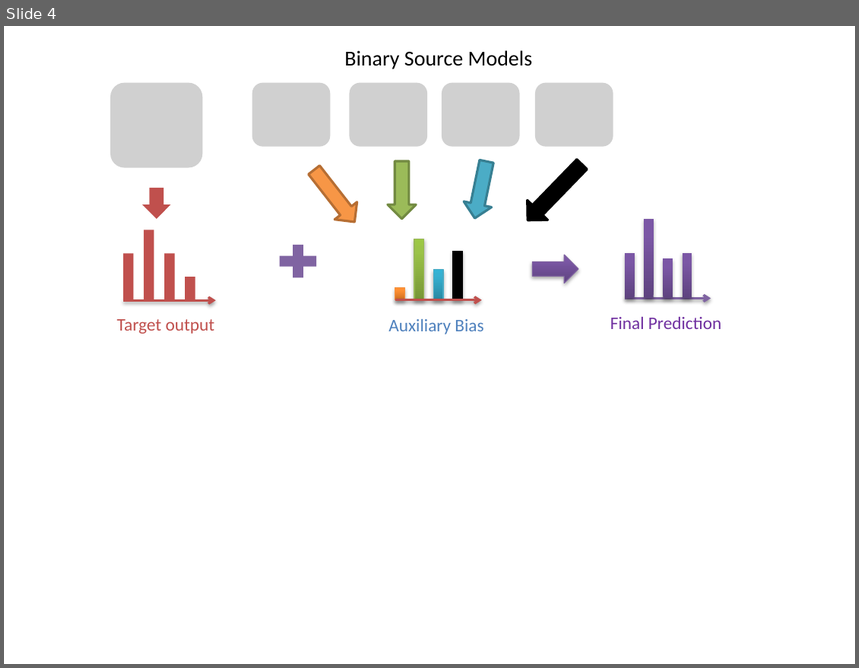
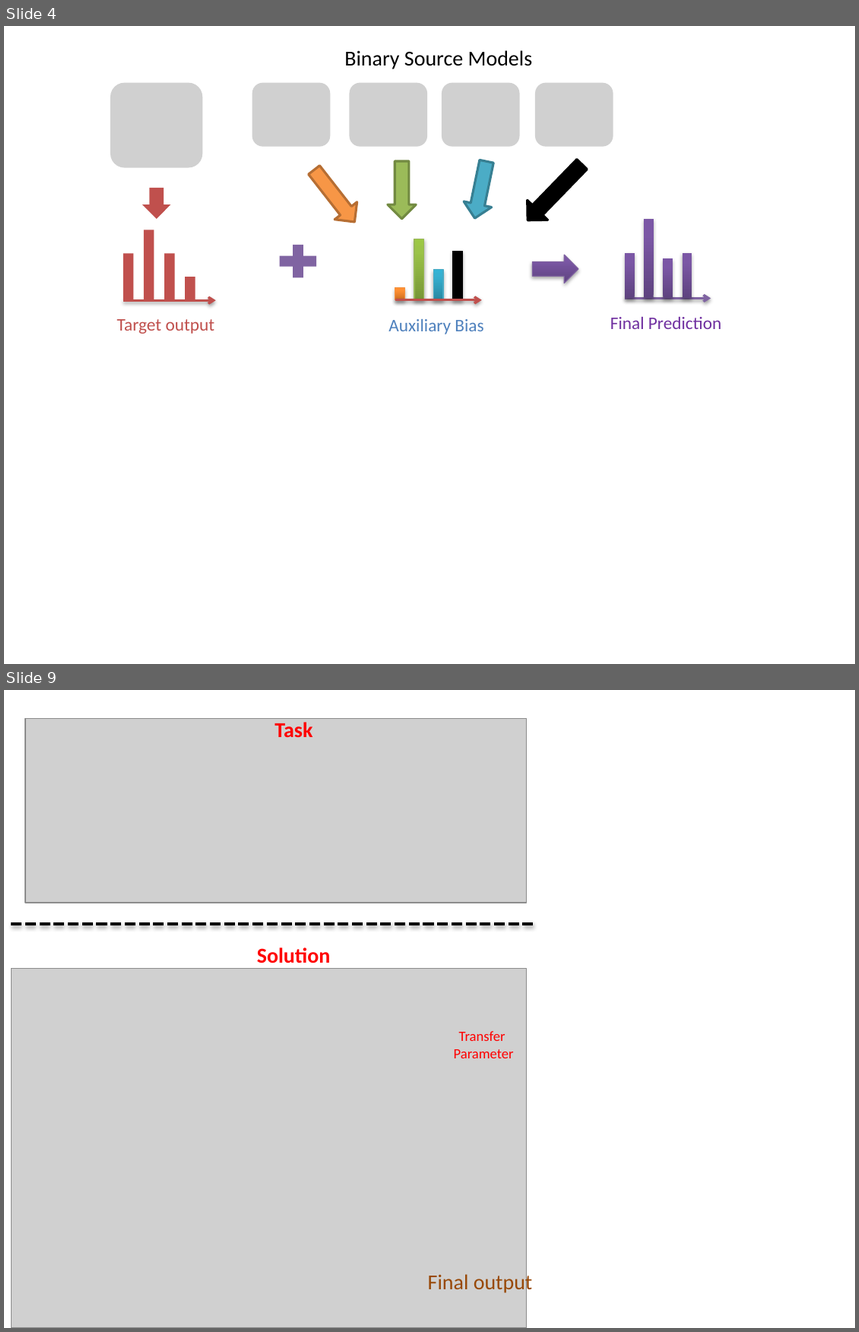
Before and after one commit to shuangao/thesis, a slide deck: pakdd/fig/Presentation1.pptx. Shown one above the other, each under a label of ours: slide 4 before the commit, slides 4 and 9 after it; the slides between them are not shown. The pictures are 859x668 and 859x1332 pixels, drawn with LibreOffice and Linux fonts; fonts in the diff are those of the drawing; grey boxes stand for pictures. Boxes give left, top, right and bottom in pixels: in the first picture for what was removed or moved away, otherwise in the second. Text is boxed around its words. In the diff, an @@ line names an element or a change of style, - is before the commit and + after.

```diff
--- a/pakdd/fig/Presentation1.pptx
+++ b/pakdd/fig/Presentation1.pptx
@@ slide 9 added at [4,690,855,1328], background #FFFFFF @@
@@ picture added at [25,718,527,903] @@
@@ text added at [275,722,313,737], 18 pt, text #FF0000, bold @@
+Task
@@ line added from (11, 924) to (536, 924), #000000 3 pt dashed @@
@@ text added at [257,948,331,964], 18 pt, text #FF0000, bold @@
+Solution
@@ picture added at [11,968,527,1328] @@
@@ text added at [454,1031,514,1059], 12 pt, text #FF0000 @@
+Transfer
+Parameter
@@ text added at [428,1272,533,1295], 18 pt, text #984807 @@
+Final output
```
Also in this commit, not shown: 2 other slides added, 23 other files.
